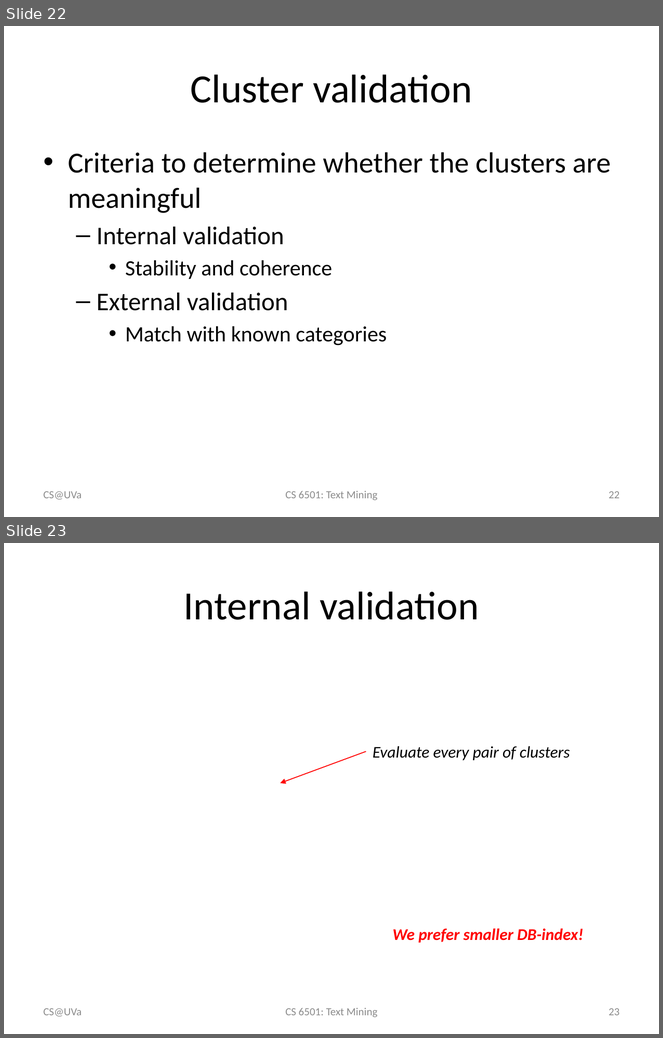
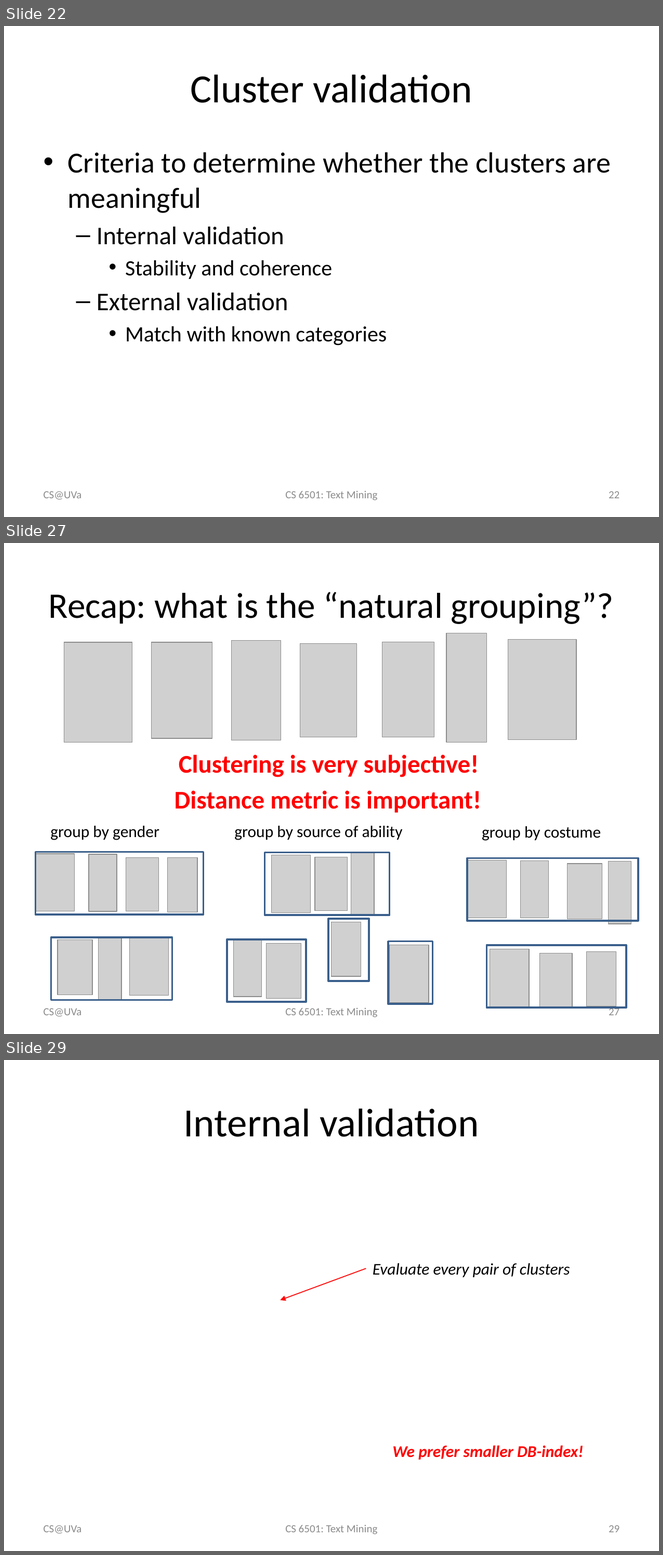
Before and after one commit to wang296/CS6501-Text-Mining, a slide deck: docs/TextClustering.pptx. Shown one above the other, each under a label of ours: slides 22 and 23 before the commit, slides 22, 27 and 29 after it; the slides between them are not shown. The pictures are 663x1038 and 663x1555 pixels, drawn with LibreOffice and Linux fonts; fonts in the diff are those of the drawing; grey boxes stand for pictures. Boxes give left, top, right and bottom in pixels: in the first picture for what was removed or moved away, otherwise in the second. Text is boxed around its words. In the diff, an @@ line names an element or a change of style, - is before the commit and + after.

```diff
--- a/docs/TextClustering.pptx
+++ b/docs/TextClustering.pptx
@@ slide 27 added at (4,543,659,1034), background #FFFFFF @@
@@ title added at (49,592,614,624), 39.6 pt, text #000000 @@
+Recap: what is the “natural grouping”?
@@ picture added at (446,633,486,743) @@
@@ picture added at (64,643,132,743) @@
@@ picture added at (152,643,213,739) @@
@@ picture added at (231,641,281,740) @@
@@ picture added at (300,644,357,737) @@
@@ picture added at (383,643,435,737) @@
@@ picture added at (508,639,577,740) @@
@@ text added at (179,755,479,778), 28 pt, text #FF0000, bold @@
+Clustering is very subjective!
@@ text added at (175,791,481,813), 28 pt, text #FF0000, bold @@
+Distance metric is important!
@@ group added at (227,826,432,1005): 7 pictures, 4 rectangles, 1 text @@
+group by source of ability
@@ group added at (35,826,204,1001): 7 pictures, 2 rectangles, 1 text @@
+group by gender
@@ group added at (467,826,638,1008): 7 pictures, 2 rectangles, 1 text @@
+group by costume
@@ text added at (44,1008,82,1017), 12 pt, text #8C8C8C @@
+CS@UVa
@@ text added at (285,1008,377,1018), 12 pt, text #8C8C8C @@
+CS 6501: Text Mining
@@ page number added at (609,1006,620,1016), 12 pt, text #8C8C8C @@
+27
@@ what was slide 23 is now slide 29 @@
@@ page number at (609,1525,620,1533): text changed @@
-23
+29
```
Also in this commit, not shown: 3 slides changed, 5 other slides added, 6 other files.
